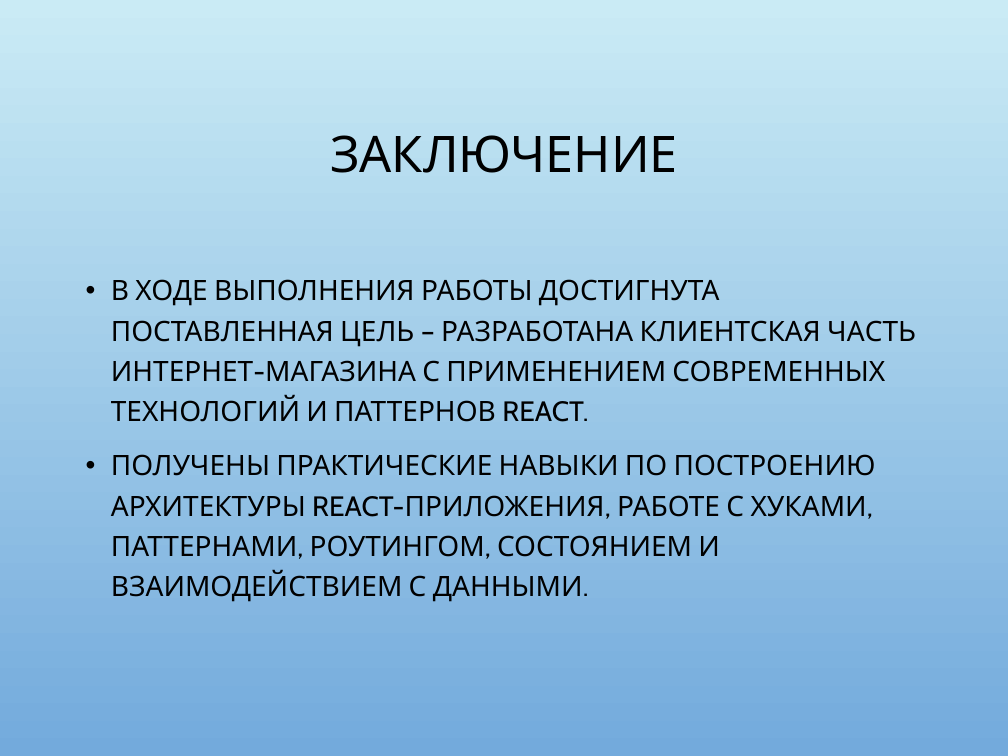
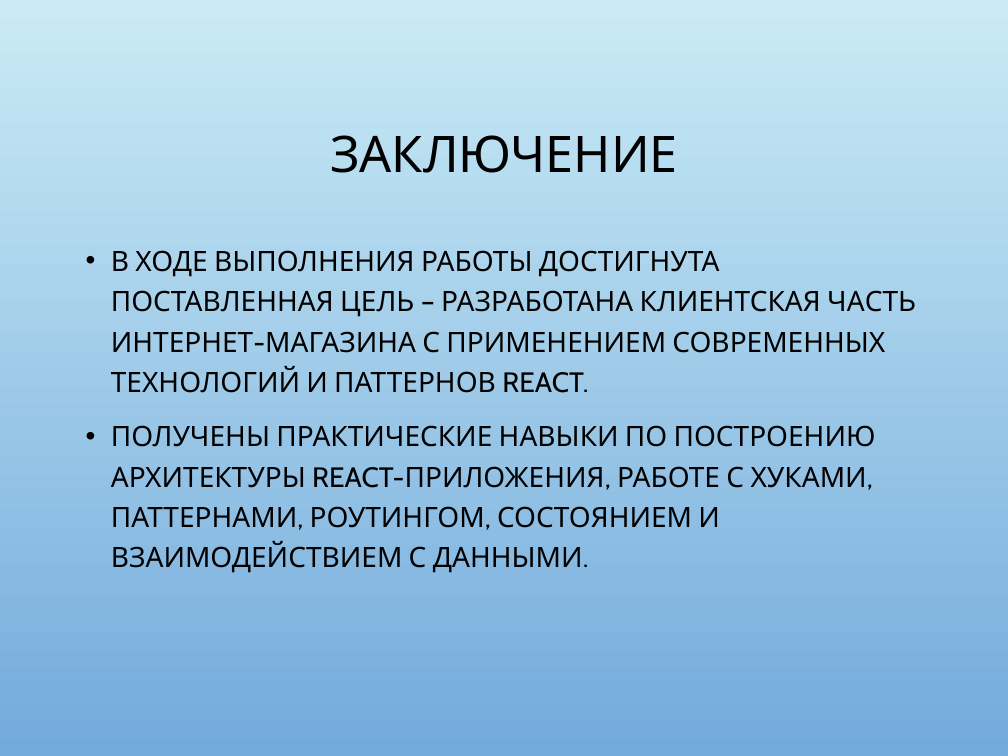
Before and after one commit to SvetlanaRozanova0108/plus-smart-home-frontend, a slide deck: slide 11 of Презентация_проекта_Plus_Smart_Home.pptx. Drawn at 1008x756 pixels with LibreOffice and Linux fonts; fonts in the diff are those of the drawing; background and template pictures are left out. Boxes give left, top, right and bottom in pixels: in the first picture for what was removed or moved away, otherwise in the second. Text is boxed around its words. In the diff, an @@ line names an element or a change of style, - is before the commit and + after.

```diff
--- a/Презентация_проекта_Plus_Smart_Home.pptx
+++ b/Презентация_проекта_Plus_Smart_Home.pptx
@@ text "В ХОДЕ ВЫПОЛНЕНИЯ РАБОТЫ ДОСТИГНУТА ...": place and size @@
-text "В ХОДЕ ВЫПОЛНЕНИЯ РАБОТЫ ДОСТИГНУТА ..." at (111,279,916,602)
+text "В ХОДЕ ВЫПОЛНЕНИЯ РАБОТЫ ДОСТИГНУТА ..." at (111,250,916,573)
```
Also in this commit, not shown: 6 other slides changed, 1 slide added, 1 slide removed, 3 other files.
